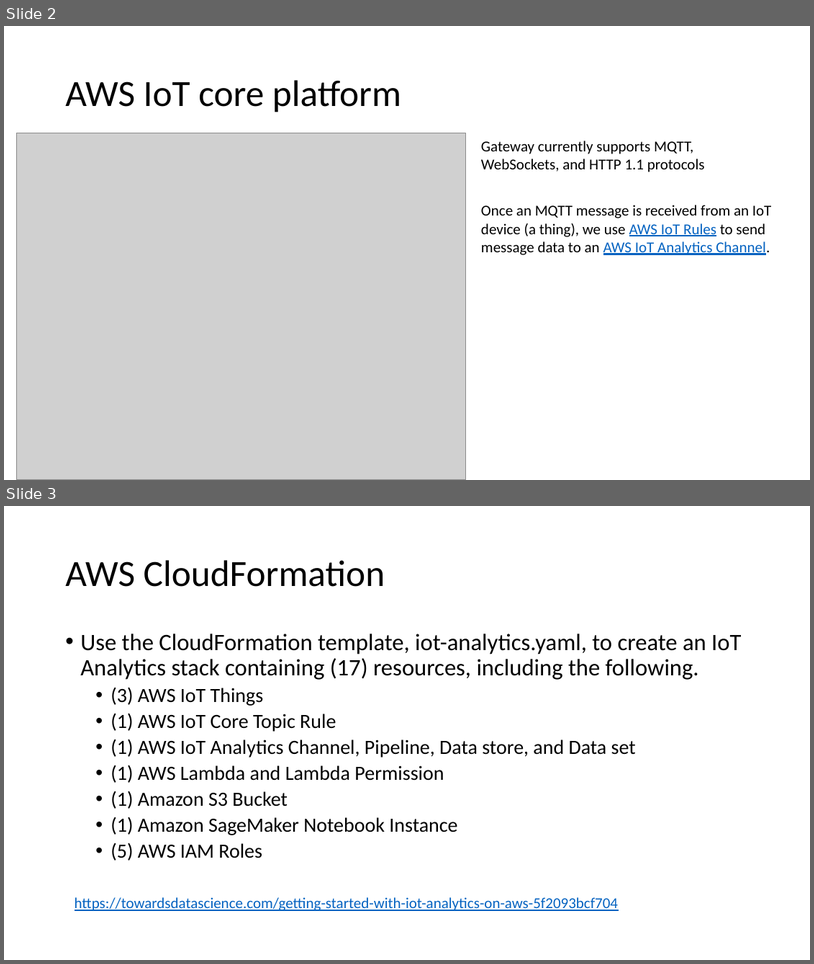
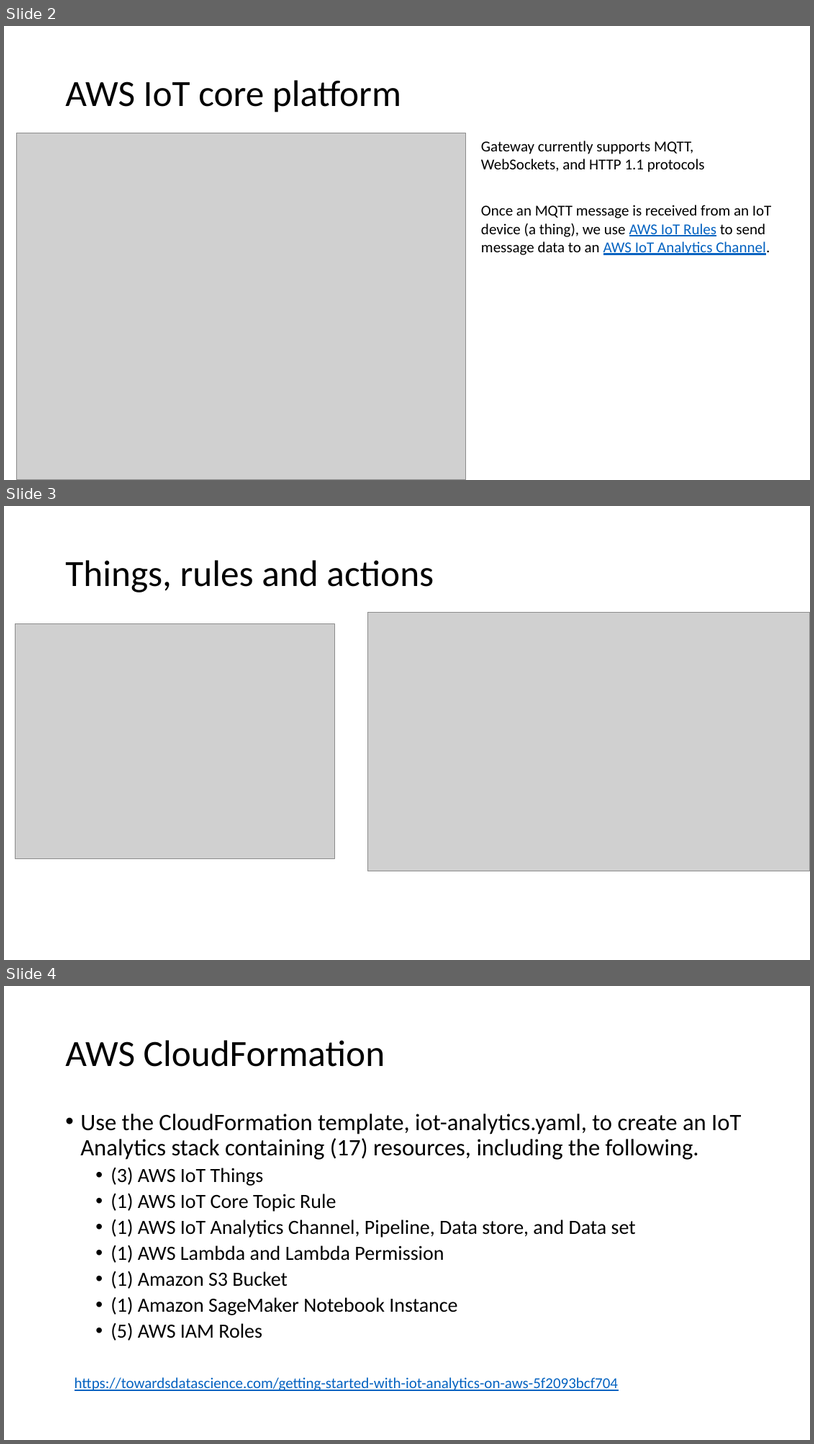
Before and after one commit to xuan0802/iot_slide, a slide deck: IoT analytics.pptx. Shown one above the other, each under a label of ours: slides 2 and 3 before the commit, slides 2, 3 and 4 after it. The pictures are 814x964 and 814x1444 pixels, drawn with LibreOffice and Linux fonts; fonts in the diff are those of the drawing; grey boxes stand for pictures. Boxes give left, top, right and bottom in pixels: in the first picture for what was removed or moved away, otherwise in the second. Text is boxed around its words. In the diff, an @@ line names an element or a change of style, - is before the commit and + after.

```diff
--- a/IoT analytics.pptx
+++ b/IoT analytics.pptx
@@ slide 3 added at (4,506,810,960), background #FFFFFF @@
@@ title added at (65,560,434,592), 44 pt, text #000000 @@
+Things, rules and actions
@@ picture added at (368,612,810,870) @@
@@ picture added at (15,624,335,859) @@
@@ what was slide 3 is now slide 4 @@
```
Also in this commit, not shown: 3 slides changed, 1 other slide added, 2 slides removed.
